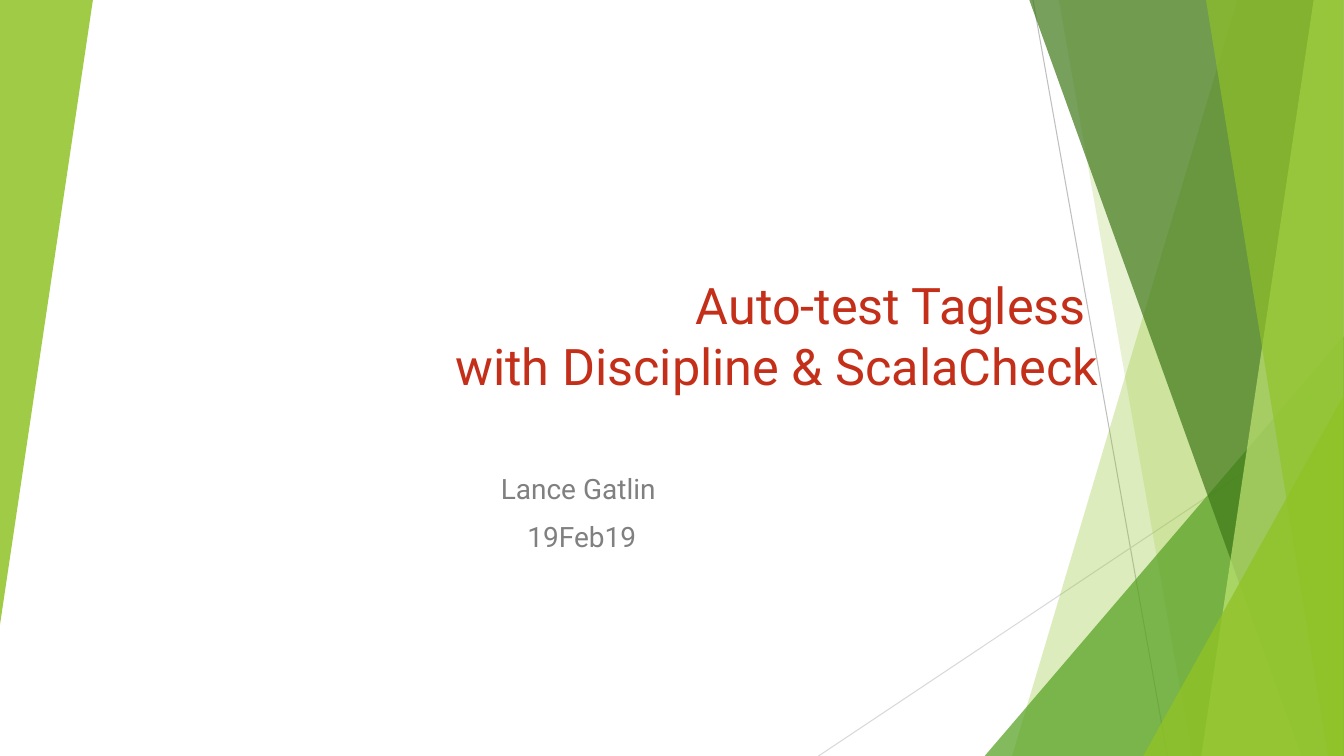
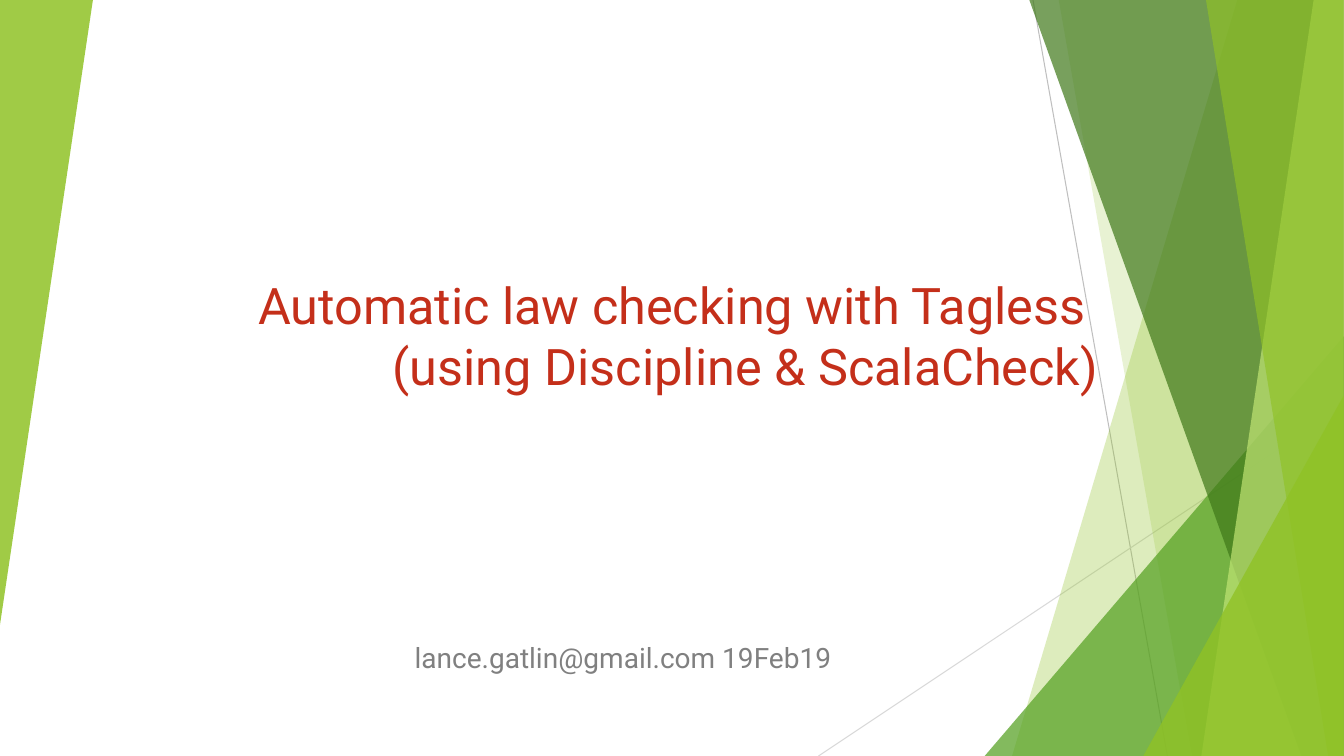
Before and after one commit to lancegatlin/tagless-final-autotest-talk-19feb19, a slide deck: slide 1 of tagless-final-autotest-19Feb19.pptx. Drawn at 1344x756 pixels with LibreOffice and Linux fonts; fonts in the diff are those of the drawing. Boxes give left, top, right and bottom in pixels: in the first picture for what was removed or moved away, otherwise in the second. Text is boxed around its words. In the diff, an @@ line names an element or a change of style, - is before the commit and + after.

```diff
--- a/tagless-final-autotest-19Feb19.pptx
+++ b/tagless-final-autotest-19Feb19.pptx
@@ title at [258,278,1098,397]: text changed @@
-Auto-test Tagless
-with Discipline & ScalaCheck
+Automatic law checking with Tagless
+(using Discipline & ScalaCheck)
@@ subtitle at [415,647,831,674]: text changed @@
-Lance Gatlin
-19Feb19
+lance.gatlin@gmail.com 19Feb19
```
Also in this commit, not shown: 11 other slides changed, 3 slides added.
